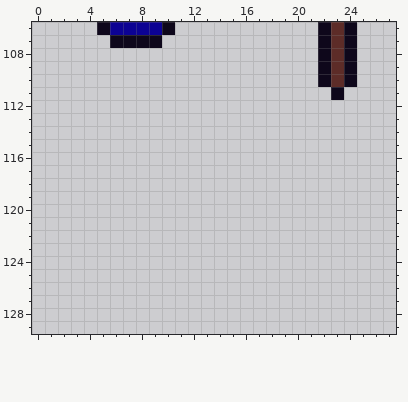
Pixel-art file, stored at core/assets/ase/item_sliced.ase. Above is the file before it was changed.
256x256 pixels, 1 frame. Shown: x 0..27, y 106..129.
After the commit:
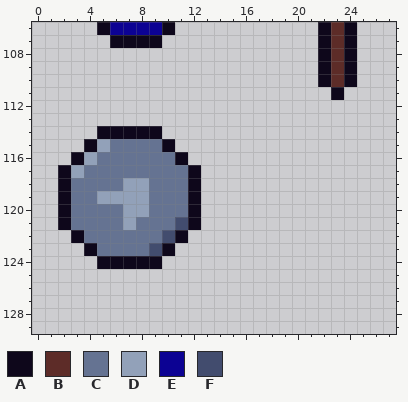
Palette (. is transparent): A #0e071b  B #5d2c28  C #657392  D #92a1b9  E #0c0293  F #424c6e
Changes in this commit:
y 114: x 5..9 ..... -> AAAAA
y 115: x 4..10 ....... -> ADCCCCA
y 116: x 3..11 ......... -> ADCCCCCCA
y 117: x 2..12 ........... -> ADCCCCCCCCA
y 118: x 2..12 ........... -> ACCCCDDCCCA
y 119: x 2..12 ........... -> ACCDDDDCCCA
y 120: x 2..12 ........... -> ACCCCDDCCCA
y 121: x 2..12 ........... -> ACCCCDCCCFA
y 122: x 3..11 ......... -> ACCCCCCFA
y 123: x 4..10 ....... -> ACCCCFA
y 124: x 5..9 ..... -> AAAAA
